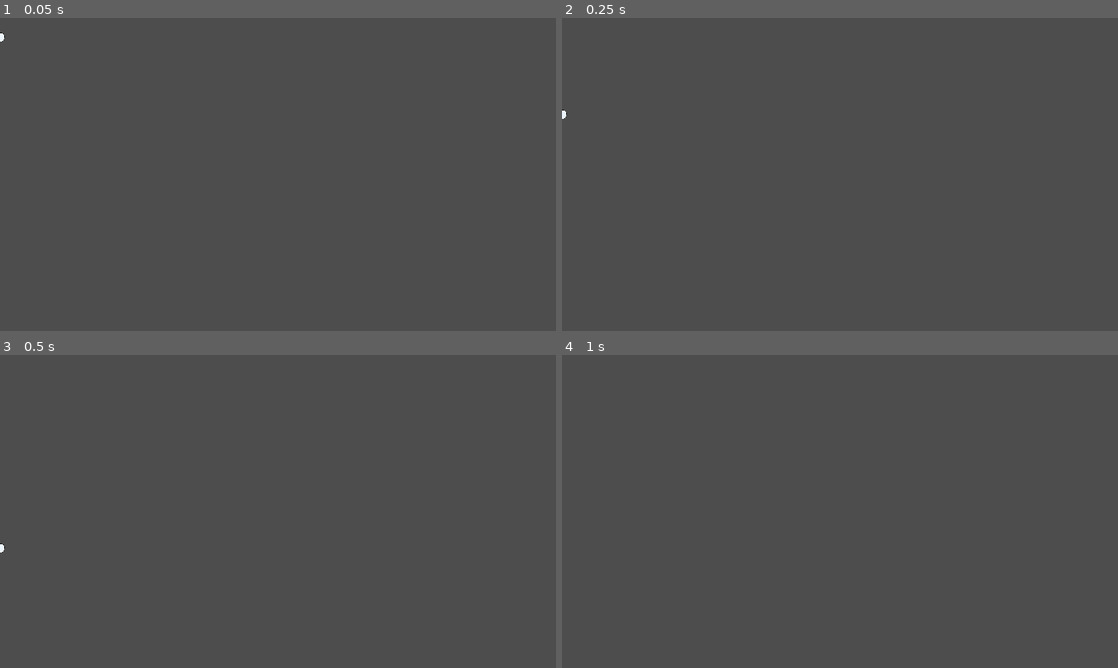
Above: before the commit, frames 1-4 (two rows, left to right).
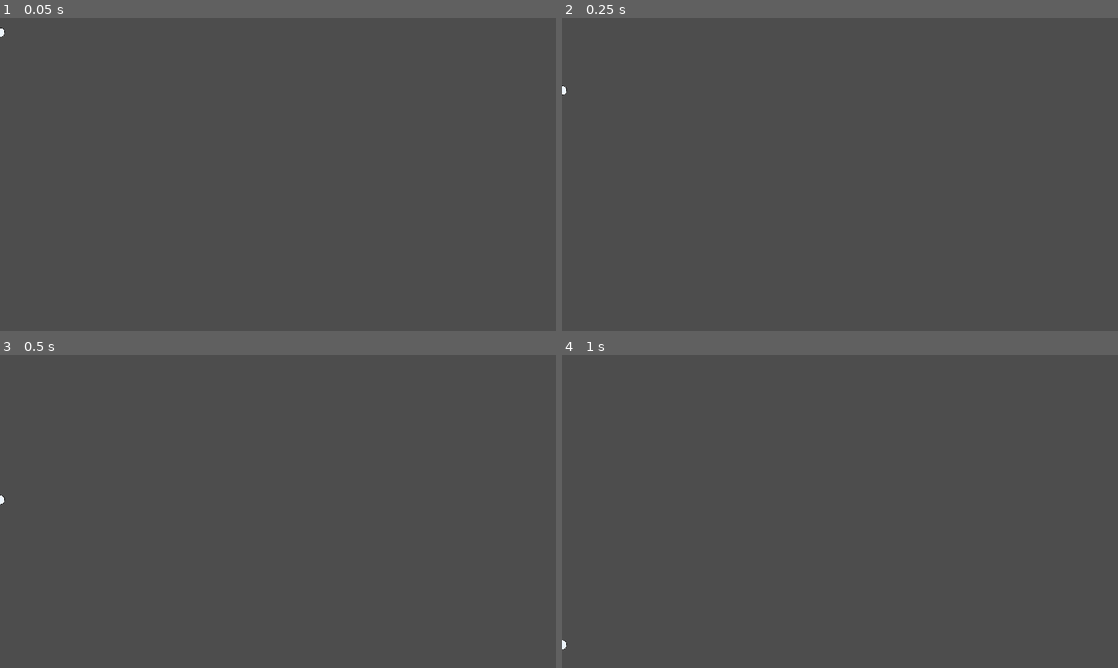
Above: after the commit, the same moments.

Repository: TraighScott/PenguinDefense
Game: Godot game, scene res://tower/projectile.tscn
The game is run twice, just before and just after one commit, with the same random seed, the same clock (stepped at 60 frames per second) and the same inputs. This scene is started directly instead of the project's main scene.
Inputs (mouse positions are in pixels of both pictures, inside the frame that each line leads up to):
- Up to frame 1 (0.05 s): no input
- Up to frame 2 (0.25 s): no input
- Up to frame 3 (0.5 s): no input
- Up to frame 4 (1 s): tap Enter at 0.5 s; move the mouse to (962, 495) at 0.52 s

The runs differ from the first frame. In frame 1, less than 0.1% of the frame differs, in the area x 0-1%, y 3-8%; in frame 2, less than 0.1%; in frame 3, less than 0.1%, in the area x 0-1%, y 44-64%; in frame 4, less than 0.1%.
Error in both runs: Invalid access to property or key 'global_rotation' on a base object of type 'Window'. (res://tower/projectile.gd:23)

Commit message:
Projectile speed

Diff:
--- a/project/tower/projectile.gd
+++ b/project/tower/projectile.gd
@@ -1,7 +1,7 @@
 extends CharacterBody2D
 
 
-@export var speed := 800
+@export var speed := 600
 var direction := Vector2(0,1)
 
 
